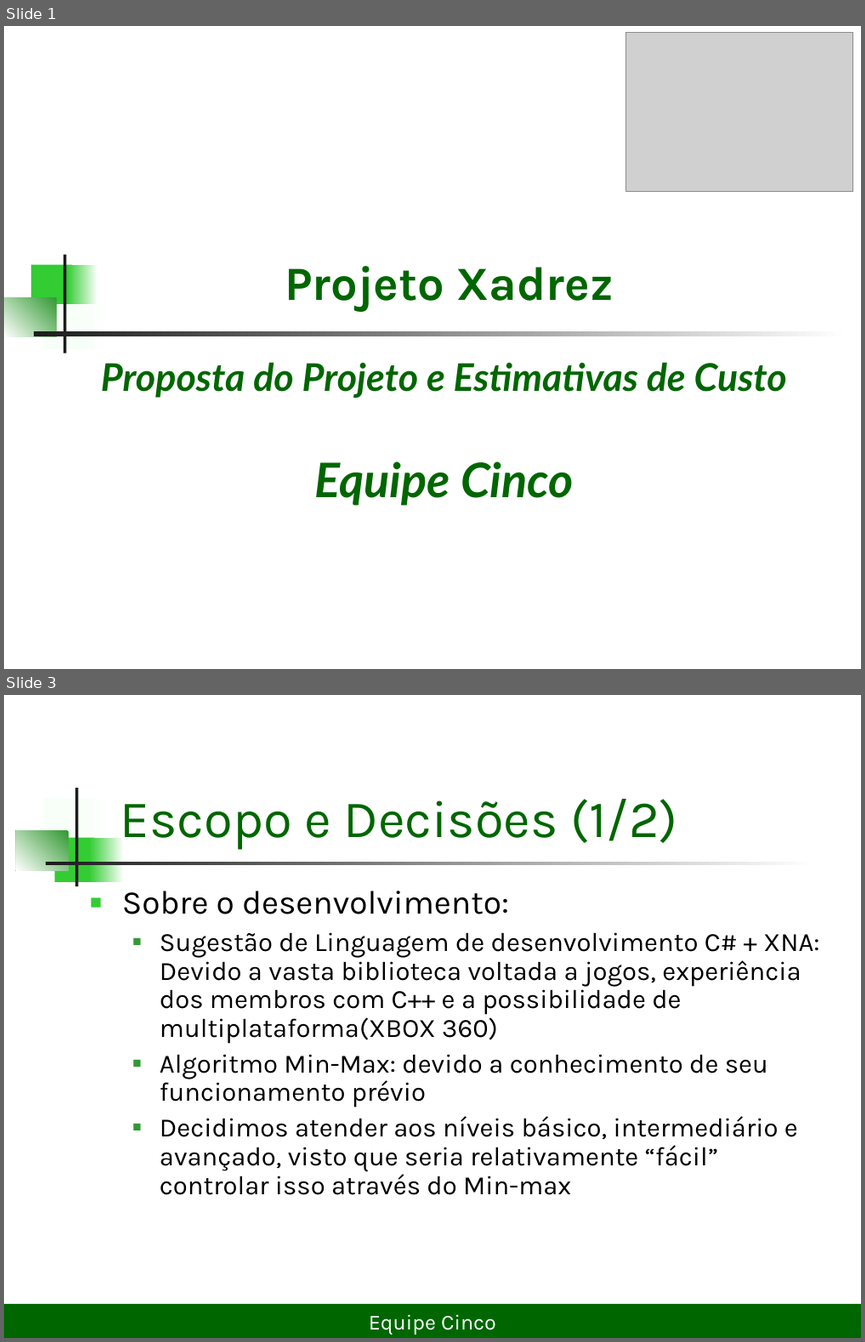
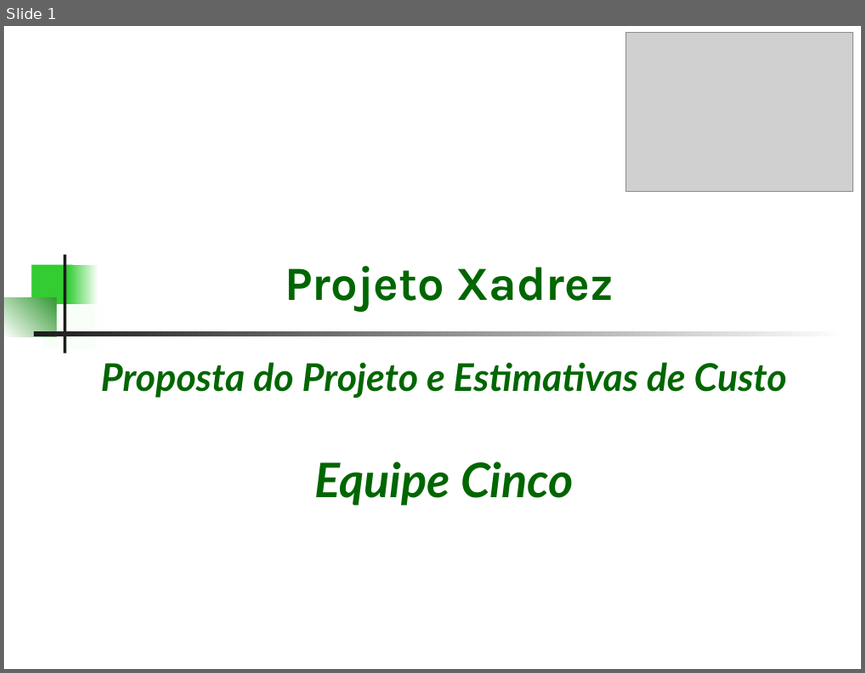
Before and after one commit to lDarthKill/xadrez-es2-compuff, a slide deck: Documentos/Projeto Xadrez.ppt. Shown one above the other, each under a label of ours: slides 1 and 3 before the commit, slide 1 after it; the slides between them are not shown. The pictures are 865x1342 and 865x673 pixels, drawn with LibreOffice and Linux fonts; fonts in the diff are those of the drawing; grey boxes stand for pictures. Boxes give left, top, right and bottom in pixels: in the first picture for what was removed or moved away, otherwise in the second. Text is boxed around its words. In the diff, an @@ line names an element or a change of style, - is before the commit and + after.

```diff
--- a/Documentos/Projeto Xadrez.ppt
+++ b/Documentos/Projeto Xadrez.ppt
@@ slide 3 removed at <box>4,695,861,1338</box>, background #FFFFFF @@
@@ rectangle removed at <box>75,788,78,886</box> @@
@@ rectangle removed at <box>43,798,85,842</box> @@
@@ rectangle removed at <box>80,798,110,842</box> @@
@@ title removed at <box>120,799,677,850</box> @@
-Escopo e Decisões (1/2)
@@ rectangle removed at <box>16,830,69,870</box> @@
@@ rectangle removed at <box>54,837,94,882</box> @@
@@ rectangle removed at <box>90,837,124,882</box> @@
@@ rectangle removed at <box>45,862,817,865</box> @@
@@ text removed at <box>122,891,819,1195</box> @@
-■ Sobre o desenvolvimento:
-  ■ Sugestão de Linguagem de desenvolvimento C# + XNA: Devido a vasta biblioteca voltada a jogos, experiência dos membros com C++ e a possibilidade de multiplataforma(XBOX 360)
-  ■ Algoritmo Min-Max: devido a conhecimento de seu funcionamento prévio
-  ■ Decidimos atender aos níveis básico, intermediário e avançado, visto que seria relativamente “fácil” controlar isso através do Min-max
@@ rectangle removed at <box>4,1304,861,1338</box> @@
-Equipe Cinco
```
Also in this commit, not shown: 5 other slides changed, 11 slides added, 6 other files.
